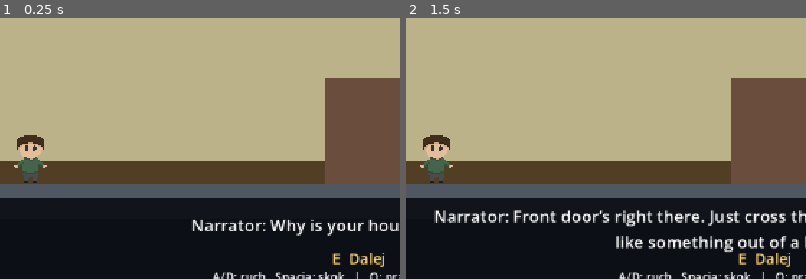
Above: before the commit, frames 1-2 (left to right).
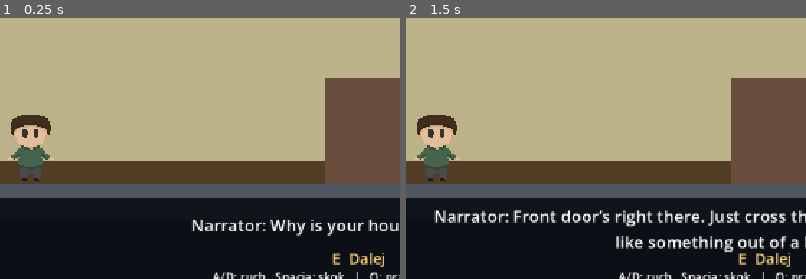
Above: after the commit, the same moments.

Repository: zjezdzalka/bounceBack
Game: Godot game, scene res://Scenes/Levels/hallway.tscn
Two runs of this game, one before a commit and one after it. Both use one fixed random seed, a clock stepped at 60 frames per second and the inputs below. This scene is started directly instead of the project's main scene.
Inputs (mouse positions are % of the whole screen's width and height, from its top left):
- Up to frame 1 (0.25 s): no input
- Up to frame 2 (1.5 s): tap Enter at 0.5 s; move the mouse to (45, 70) at 0.52 s; hold D from 0.53 s (still down); tap Q at 0.6 s; click (45, 70) at 0.67 s; tap Space at 0.77, 1.25 s; move the mouse to (80, 65) at 1.27 s; tap E at 1.35 s
The pictures show only the part of the screen within x 5-55%, y 48-98%; the shares and areas given below are measured in that part.

The runs differ from the first frame. In frame 1, 1.5% of the frame differs, in the area x 2-14%, y 37-64%; in frame 2, 1.5%.

Commit message:
i dont even remember

Diff:
--- a/Scenes/Levels/house_level.gd
+++ b/Scenes/Levels/house_level.gd
@@ -42,7 +42,6 @@
 
 const BODY_TEXTURE := preload("res://Art/House/Character_big.png")
 const APPARITION_TEXTURE := preload("res://Art/House/Character_glitched.png")
-const CHAR_HEIGHT := 54.0  # on-screen height of the character in pixels
 var moved_props: Dictionary = {}
 var room_door_checked := false
 var room_key := false
@@ -150,8 +149,10 @@
 	var tex := APPARITION_TEXTURE if player == apparition else BODY_TEXTURE
 	var sprite := apparition_sprite if player == apparition else player_sprite
 	sprite.texture = tex
-	# The 10x art is much larger than the old 24x24 sprite, so scale it to a fixed height.
-	sprite.scale = Vector2.ONE * (CHAR_HEIGHT / tex.get_height())
+	sprite.scale = Vector2.ONE / sprite.get_parent().global_scale
+	var shape := (player_shape as CollisionPolygon2D)
+	var foot_y := _collision_bounds(shape).end.y
+	sprite.global_position.y = foot_y - tex.get_height() / 2.0
 
 func _lie_down() -> void:
 	_show_avatar_texture()
@@ -161,7 +162,6 @@
 func _wake_up() -> void:
 	woke_up = true
 	player_sprite.rotation_degrees = 0.0
-	player_sprite.position.y = 0.0
 	_show_avatar_texture()
 
 func _update_story(delta: float) -> void:
@@ -259,13 +259,15 @@
 		if apparition == null:
 			apparition = preload("res://player.tscn").instantiate() as CharacterBody2D
 			apparition.set("layer_switching_enabled", false)
-			apparition.scale = original.scale
+			apparition.scale = original.scale * float(APPARITION_TEXTURE.get_height()) / BODY_TEXTURE.get_height()
 			add_child(apparition)
 			apparition.get_node("TextureRect").hide()
 			apparition_sprite = Sprite2D.new()
 			apparition_sprite.texture_filter = CanvasItem.TEXTURE_FILTER_NEAREST
 			apparition.add_child(apparition_sprite)
-			apparition.position = original.position - Vector2(0, _player_half_size().y * 2.0 + 1.0)
+			apparition.position = original.position
+			var ghost_shape := apparition.get_node("CollisionPolygon2D") as CollisionPolygon2D
+			apparition.global_position.y += _player_bounds().position.y - _collision_bounds(ghost_shape).end.y - 1.0
 		apparition_rides = false
 		apparition.collision_layer = BODY_LAYER
 		apparition.collision_mask = 1 | BODY_LAYER | SHELF_LAYER
@@ -275,9 +277,10 @@
 		_show_avatar_texture()
 	else:
 		var base_shape := original.get_node("CollisionPolygon2D") as CollisionPolygon2D
-		var difference := player_shape.global_position - base_shape.global_position
-		var half := _player_half_size()
-		apparition_rides = absf(difference.x) < half.x * 2.0 and absf(difference.y + half.y * 2.0) < 3.0
+		var base_bounds := _collision_bounds(base_shape)
+		var ghost_bounds := _player_bounds()
+		var overlaps_x := ghost_bounds.position.x < base_bounds.end.x and ghost_bounds.end.x > base_bounds.position.x
+		apparition_rides = overlaps_x and absf(ghost_bounds.end.y - base_bounds.position.y) < 3.0
 		riding_offset = apparition.position - original.position
 		apparition.velocity = Vector2.ZERO
 		apparition.set_physics_process(false)
@@ -428,9 +431,12 @@
 	return query
 
 func _player_bounds() -> Rect2:
+	return _collision_bounds(player_shape)
+
+func _collision_bounds(collision: CollisionPolygon2D) -> Rect2:
 	# Bounding box of the collision polygon in global coordinates (follows scale/position).
-	var xf := player_shape.global_transform
-	var points := player_shape.polygon
+	var xf := collision.global_transform
+	var points := collision.polygon
 	var bounds := Rect2(xf * points[0], Vector2.ZERO)
 	for point in points:
 		bounds = bounds.expand(xf * point)
--- a/player.tscn
+++ b/player.tscn
@@ -9,7 +9,7 @@
 [node name="CollisionPolygon2D" type="CollisionPolygon2D" parent="." unique_id=402874004]
 position = Vector2(4.798174e-06, -0.49999788)
 scale = Vector2(0.9069767, 0.9807694)
-polygon = PackedVector2Array(2.5, 27.083328, 9.166664, 27.083328, 9.166664, 6.6666718, 13.333328, 11.25, 17.916664, 11.25, 17.916664, 6.6666718, 11.25, 0, 6.666664, 0, 11.25, -4.5833282, 15.833328, -9.166672, 15.833328, -22.5, 11.25, -27.083328, -11.25, -27.083328, -15.833336, -22.5, -15.833336, -8.75, -6.666668, 0, -11.25, 0, -17.916668, 6.6666718, -17.916668, 11.25, -13.333336, 11.25, -8.75, 6.6666718, -8.75, 27.083328, -2.0833359, 27.083328, -2.0833359, 22.5, 2.0833282, 22.5, 2.5, 22.5)
+polygon = PackedVector2Array(-9.92, -27.02, 9.92, -27.02, 9.92, 27.02, -9.92, 27.02)
 
 [node name="Body" type="ColorRect" parent="." unique_id=203239216]
 visible = false
